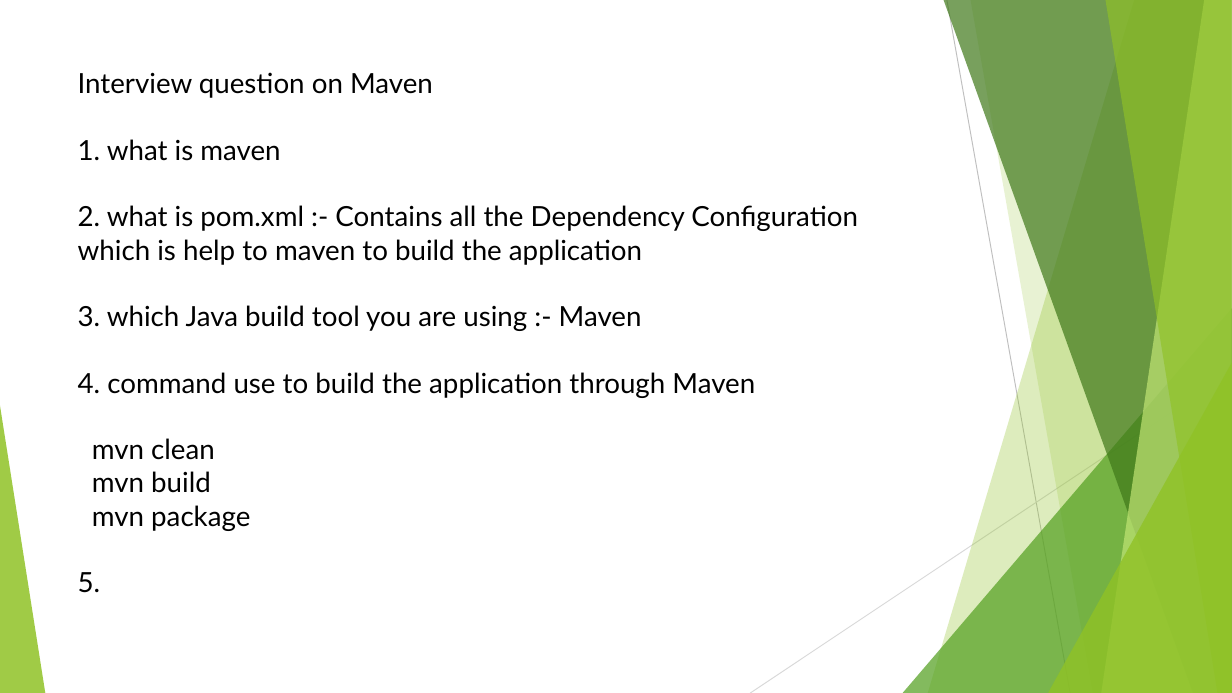
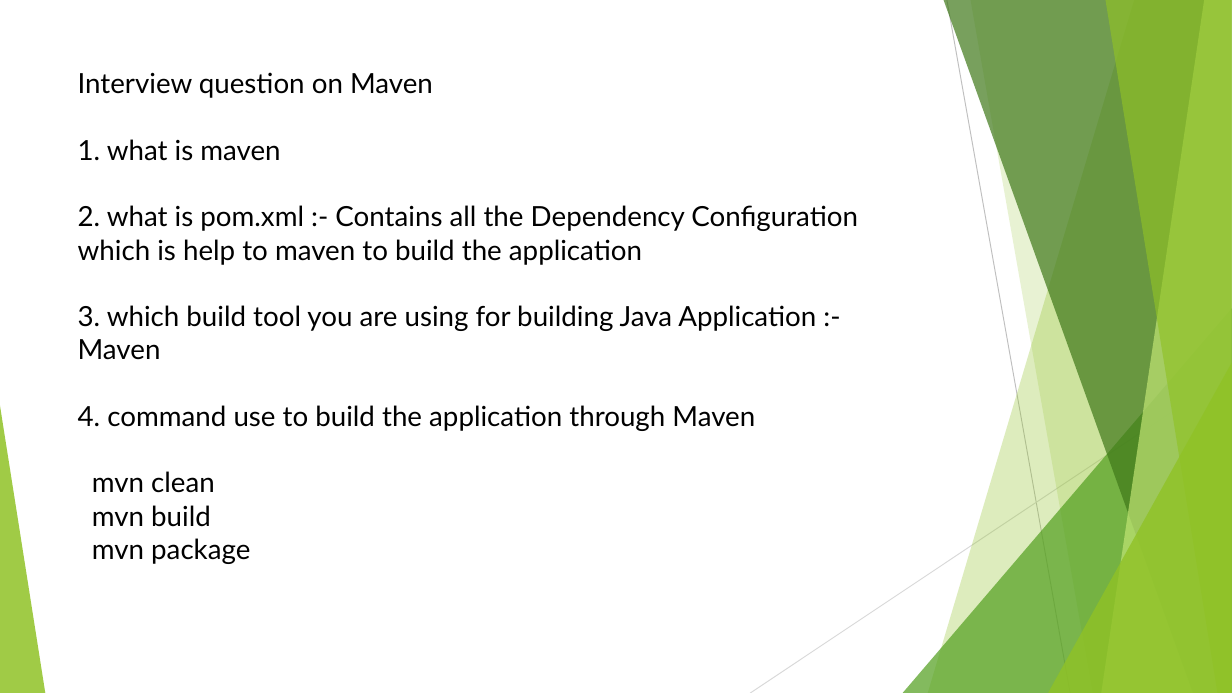
Before and after one commit to Mephist0phele/DevOps-Prep, a slide deck: slide 10 of DevOps PPT.pptx (slide 9 before the commit). Drawn at 1232x693 pixels with LibreOffice and Linux fonts; fonts in the diff are those of the drawing. Boxes give left, top, right and bottom in pixels: in the first picture for what was removed or moved away, otherwise in the second. Text is boxed around its words. In the diff, an @@ line names an element or a change of style, - is before the commit and + after.

```diff
--- a/DevOps PPT.pptx
+++ b/DevOps PPT.pptx
@@ title at bbox=[78, 72, 858, 564]: text changed @@
-Interview question on Maven
-1. what is maven
-2. what is pom.xml :- Contains all the Dependency Configuration which is help to maven to build the application
-3. which Java build tool you are using :- Maven
-4. command use to build the application through Maven
-mvn clean
-mvn build
-mvn package
-5.
+Interview question on Maven
+1. what is maven
+2. what is pom.xml :- Contains all the Dependency Configuration which is help to maven to build the application
+3. which build tool you are using for building Java Application :- Maven
+4. command use to build the application through Maven
+mvn clean
+mvn build
+mvn package
```
Also in this commit, not shown: 5 other slides changed, 6 slides added, 1 slide removed.
